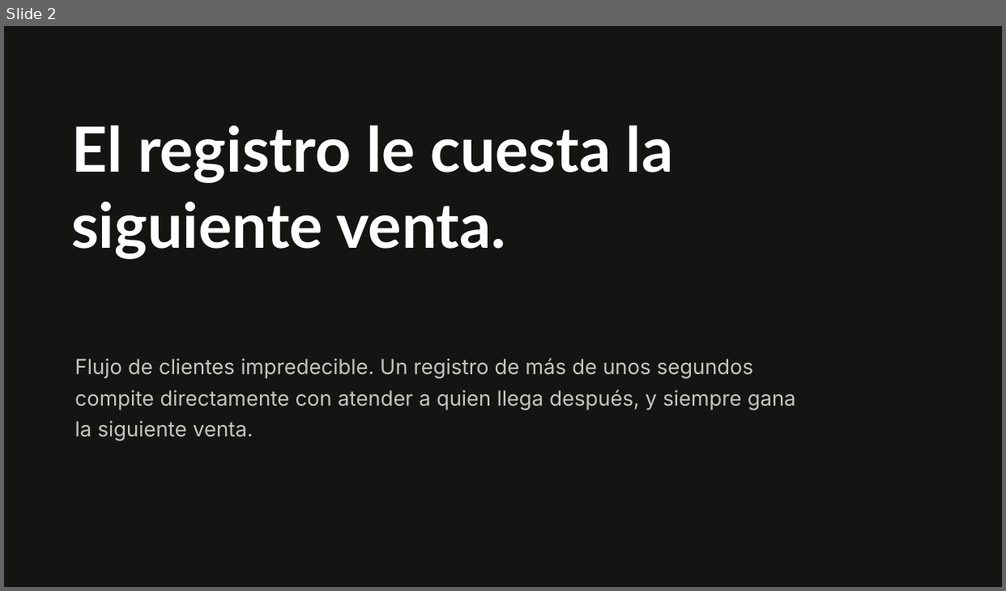
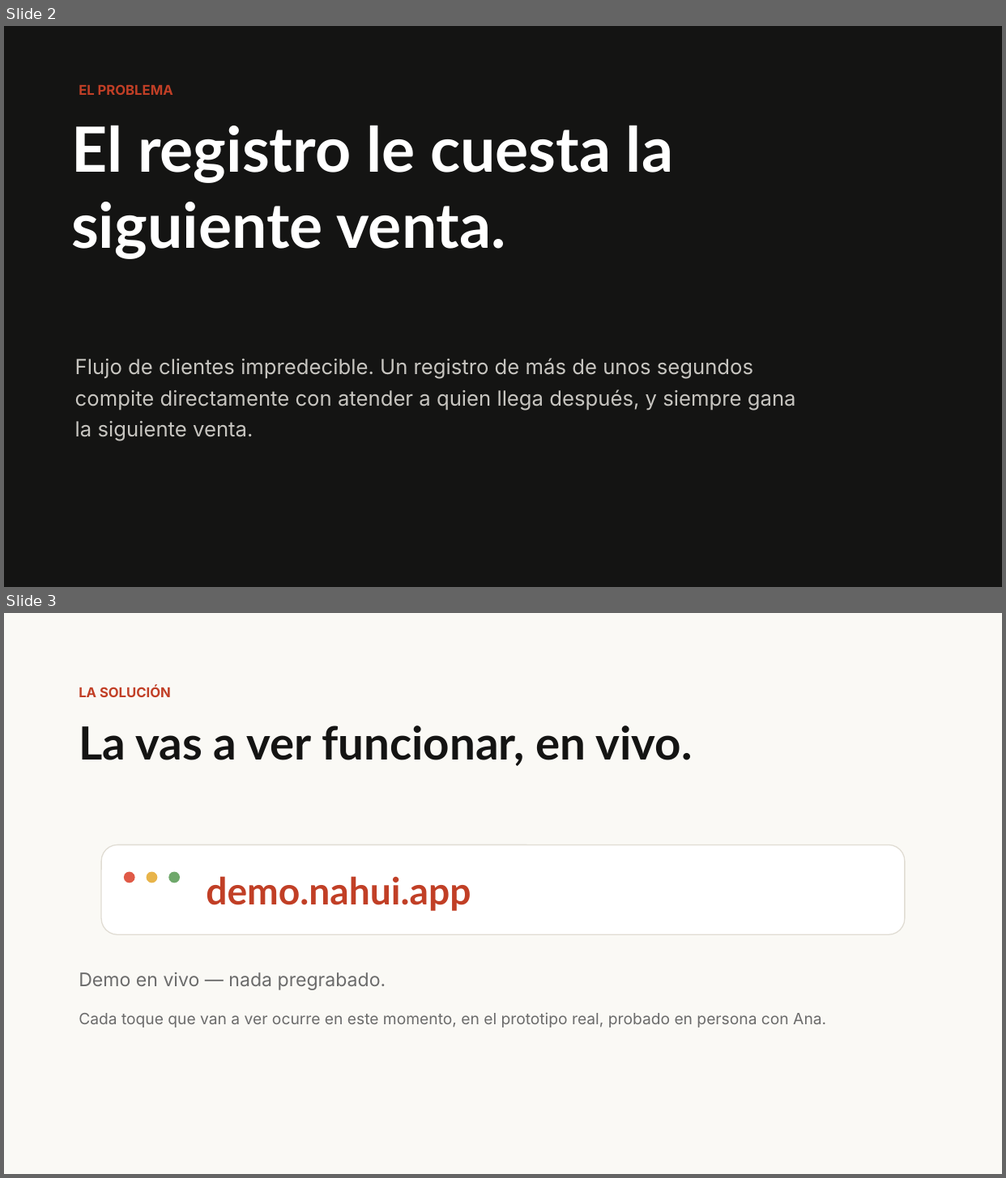
Before and after one commit to claudiafalcon/nahui, a slide deck: evidence/2026-08-22-demo-day/Nahui - Pitch Demo Day v2.pptx. Shown one above the other, each under a label of ours: slide 2 before the commit, slides 2 and 3 after it. The pictures are 1006x591 and 1006x1178 pixels, drawn with LibreOffice and Linux fonts; fonts in the diff are those of the drawing. Boxes give left, top, right and bottom in pixels: in the first picture for what was removed or moved away, otherwise in the second. Text is boxed around its words. In the diff, an @@ line names an element or a change of style, - is before the commit and + after.

```diff
--- a/evidence/2026-08-22-demo-day/Nahui - Pitch Demo Day v2.pptx
+++ b/evidence/2026-08-22-demo-day/Nahui - Pitch Demo Day v2.pptx
@@ slide 3 added at <box>4,613,1002,1174</box>, background #FFFFFF @@
@@ rectangle added at <box>4,613,1002,1174</box>, fill #FAF9F5 @@
@@ text added at <box>79,686,171,697</box>, 13 pt, text #C13F26, bold @@
+LA SOLUCIÓN
@@ text added at <box>79,726,692,766</box>, 44 pt, text #141413, bold @@
+La vas a ver funcionar, en vivo.
@@ rounded rectangle added at <box>101,845,905,935</box>, fill #FFFFFF, outline #E0DCD3 1 pt @@
@@ ellipse added at <box>124,872,135,884</box>, fill #E05A47 @@
@@ ellipse added at <box>147,872,157,884</box>, fill #E8B44A @@
@@ ellipse added at <box>168,872,180,884</box>, fill #6FA86B @@
@@ text added at <box>206,876,471,911</box>, 36 pt, text #C13F26, bold @@
+demo.nahui.app
@@ text added at <box>79,973,386,990</box>, 18 pt, text #6B6B6B @@
+Demo en vivo — nada pregrabado.
@@ text added at <box>79,1012,826,1028</box>, 15 pt, text #6B6B6B @@
+Cada toque que van a ver ocurre en este momento, en el prototipo real, probado en persona con Ana.
@@ slide 2 changed as well @@
@@ text added at <box>79,84,173,95</box>, 13 pt, text #C13F26, bold @@
+EL PROBLEMA
```
Also in this commit, not shown: 1 other slide changed, 3 other slides added, 9 slides removed, 1 other file.
